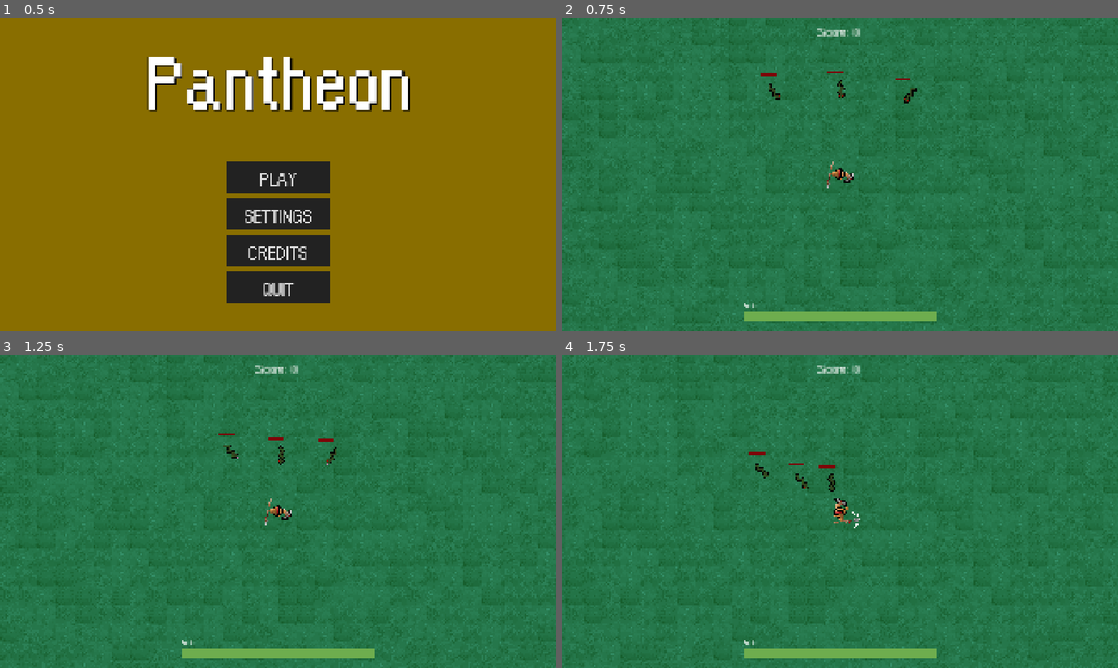
Above: before the commit, frames 1-4 (two rows, left to right).
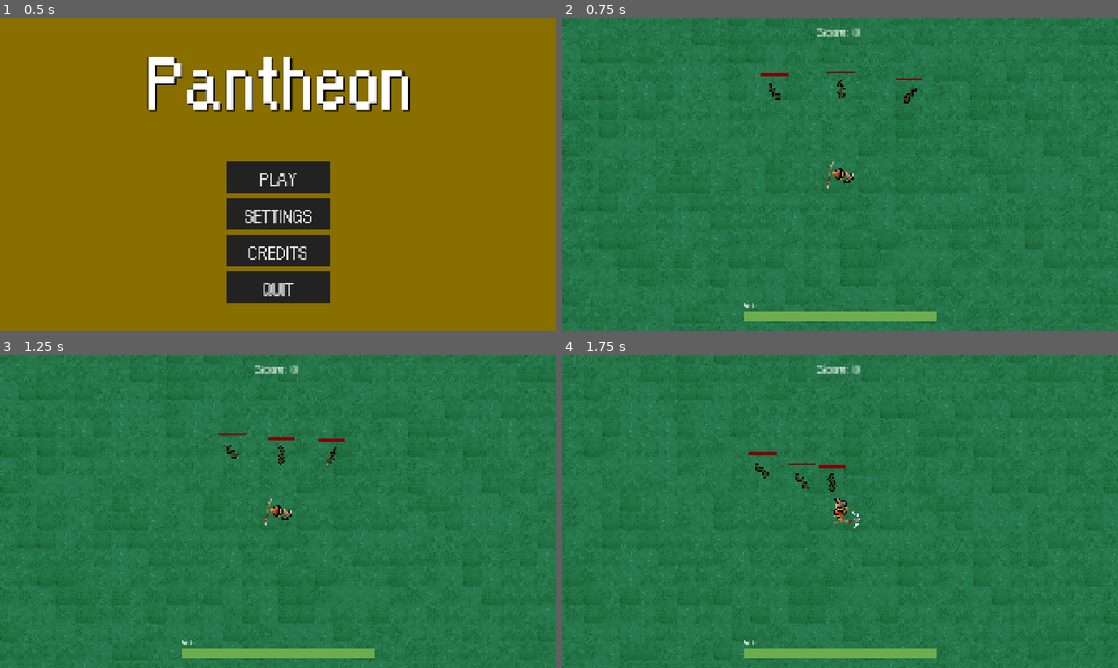
Above: after the commit, the same moments.

Repository: BDesro/Pantheon-V2
Game: Godot game, scene res://scenes/main_menu.tscn
Same seed, same stepped clock (60 frames per second), same inputs: the game is played once before the commit and once after it.
Inputs (mouse positions are in pixels of both pictures, inside the frame that each line leads up to):
- Up to frame 1 (0.5 s): no input
- Up to frame 2 (0.75 s): click "PLAY" at 0.5 s
- Up to frame 3 (1.25 s): no input
- Up to frame 4 (1.75 s): move the mouse to (962, 495) at 1.27 s; hold D (right) from 1.28 s (still down); click (962, 495) at 1.35 s

Frame 1 is identical in both runs. In frame 2, less than 0.1% of the frame differs, in the area x 38-65%, y 17-20%; in frame 3, less than 0.1%, in the area x 42-62%, y 25-28%; in frame 4, less than 0.1%.

Commit message:
Fixed enemy health bar display issue

Diff:
--- a/scenes/HealthBar.tscn
+++ b/scenes/HealthBar.tscn
@@ -20,7 +20,7 @@
 bg_color = Color(1, 1, 1, 1)
 
 [node name="HealthBar" type="ProgressBar"]
-z_index = 1
+z_index = 2
 offset_right = 300.0
 offset_bottom = 12.0
 theme_override_styles/background = SubResource("StyleBoxEmpty_rr2qc")
--- a/scenes/enemy_snake.tscn
+++ b/scenes/enemy_snake.tscn
@@ -241,7 +241,7 @@
 [node name="Node" type="Node2D"]
 
 [node name="EnemySnake" type="CharacterBody2D" parent="." groups=["enemies"]]
-z_index = 1
+z_index = 2
 motion_mode = 1
 script = ExtResource("1_8bq8f")
 
@@ -297,6 +297,7 @@
 autostart = true
 
 [connection signal="enemy_died" from="EnemySnake" to="EnemySnake" method="_on_enemy_died"]
+[connection signal="ready" from="EnemySnake" to="EnemySnake" method="_on_ready"]
 [connection signal="animation_finished" from="EnemySnake/AnimatedSprite2D" to="EnemySnake" method="_on_animation_finished" binds= [&"die"]]
 [connection signal="area_entered" from="EnemySnake/Hurtbox" to="EnemySnake" method="_on_hurtbox_area_entered"]
 [connection signal="timeout" from="HurtboxCDTimer" to="EnemySnake" method="_on_hurtbox_cd_timer_timeout"]
--- a/scenes/player.tscn
+++ b/scenes/player.tscn
@@ -261,6 +261,7 @@
 height = 16.0
 
 [node name="player" type="Node2D"]
+z_index = 3
 
 [node name="active_manager" type="Node" parent="."]
 script = ExtResource("1_g2els")
--- a/scenes/world.tscn
+++ b/scenes/world.tscn
@@ -65,12 +65,15 @@
 visibility_layer = 2
 
 [node name="EnemySnake" parent="." instance=ExtResource("3_4wyf3")]
+z_index = 2
 position = Vector2(0, -81)
 
 [node name="Node" parent="." instance=ExtResource("3_4wyf3")]
+z_index = 2
 position = Vector2(64, -75)
 
 [node name="Node2" parent="." instance=ExtResource("3_4wyf3")]
+z_index = 2
 position = Vector2(-62, -77)
 
 [node name="GameUI" type="CanvasLayer" parent="."]
--- a/scripts/enemy_snake.gd
+++ b/scripts/enemy_snake.gd
@@ -3,7 +3,7 @@
 signal enemy_died
 
 @onready var sprite = $AnimatedSprite2D
-@onready var health_bar = get_parent().get_node("HealthBar")
+@onready var health_bar = $"../HealthBar"
 @onready var collision_shape = $CollisionShape2D
 @onready var hitbox = $Hitbox
 @onready var hurtbox = $Hurtbox
@@ -24,6 +24,10 @@
 var can_move: bool = true
 
 var player = null
+
+func _on_ready():
+	await health_bar.ready
+	health_bar.init_health(health)
 
 func _process(_delta):
 	player = GlobalPlayerData.global_player_instance
@@ -68,6 +72,7 @@
 	collision_shape.set_deferred("disabled", true)# Disable environmental collision
 	hurtbox.set_deferred("monitoring", false) # Can no longer hurt the player
 	hitbox.set_deferred("monitorable", false) # Will no longer register hits by the player
+	health_bar.queue_free()
 
 	sprite.play("die")
 	enemy_died.emit()
